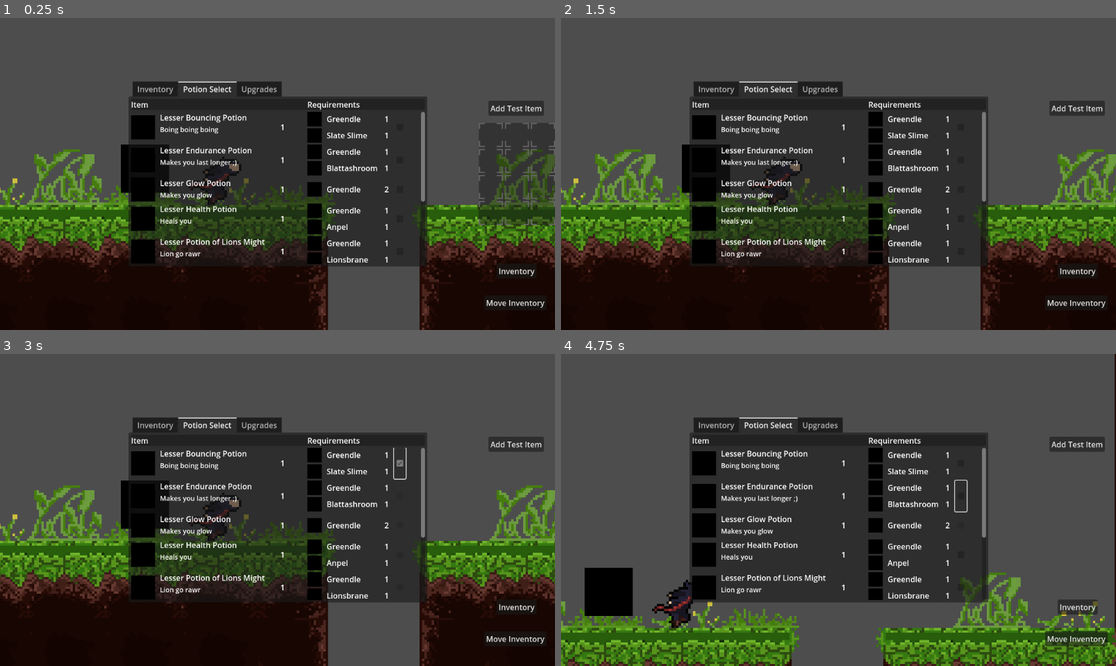
Above: before the commit, frames 1-4 (two rows, left to right).
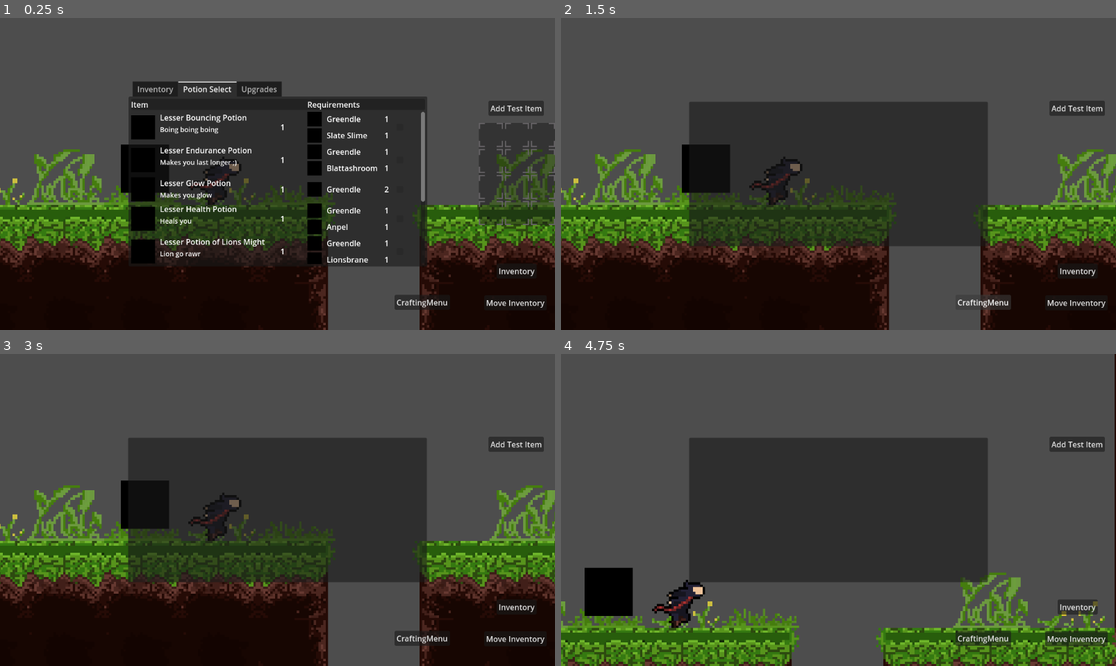
Above: after the commit, the same moments.

Repository: MRobinson12/BroyGames
Game: Godot game, scene res://Scenes/inventory_test_scene.tscn
Two runs of this game, one before a commit and one after it. Both use one fixed random seed, a clock stepped at 60 frames per second and the inputs below. This scene is started directly instead of the project's main scene.
Inputs (mouse positions are in pixels of both pictures, inside the frame that each line leads up to):
- Up to frame 1 (0.25 s): no input
- Up to frame 2 (1.5 s): click "Inventory" at 0.5 s; click (982, 301) at 1.25 s, where only the run after the commit has a clickable "CraftingMenu"
- Up to frame 3 (3 s): click "Add Test Item" at 2 s; click (399, 463) at 2.77 s
- Up to frame 4 (4.75 s): click "Move Inventory" at 3.5 s; tap Enter (ui_accept) at 4.25, 4.52 s; move the mouse to (960, 494) at 4.27 s; hold D (ui_right) from 4.28 s (still down); tap E (interact) at 4.35 s; click (960, 494) at 4.42 s

The runs differ from the first frame. In frame 1, 0.3% of the frame differs, in the area x 71-81%, y 88-94%; in frame 2, 8.6%; in frame 3, 8.7%; in frame 4, 10%, in the area x 23-82%, y 20-94%.

Commit message:
Crafting menu

Diff:
--- a/Scenes/inventory_test_scene.tscn
+++ b/Scenes/inventory_test_scene.tscn
@@ -16,6 +16,7 @@
 [ext_resource type="Resource" uid="uid://cvpjanhw4bkf0" path="res://Data/Items/lionsbrane.tres" id="11_llsjp"]
 [ext_resource type="Resource" uid="uid://bk5tp2igynusk" path="res://Data/Items/glinting_glassrock.tres" id="12_3a2vp"]
 [ext_resource type="Resource" uid="uid://rrjryjm5i44a" path="res://Data/Items/stal_wart.tres" id="13_y06yf"]
+[ext_resource type="PackedScene" uid="uid://dh7dece7uaj7c" path="res://Scenes/UI/crafting_menu.tscn" id="16_3en4u"]
 
 [sub_resource type="RectangleShape2D" id="RectangleShape2D_esmq6"]
 size = Vector2(1907, 59)
@@ -51,7 +52,7 @@
 [node name="UI" type="CanvasLayer" parent="."]
 script = ExtResource("3_g8dtu")
 
-[node name="Toggle Inventory" type="Button" parent="UI"]
+[node name="ToggleInventory" type="Button" parent="UI"]
 offset_left = 1031.0
 offset_top = 510.0
 offset_right = 1114.0
@@ -80,6 +81,7 @@
 stal_wart = ExtResource("13_y06yf")
 
 [node name="HomeMenu" parent="UI" instance=ExtResource("6_ykic4")]
+unique_name_in_owner = true
 
 [node name="MoveInv" type="Button" parent="UI"]
 offset_left = 1005.0
@@ -90,17 +92,22 @@
 text = "Move Inventory"
 script = ExtResource("7_55gxv")
 
-[node name="CraftingMenu" type="Button" parent="UI"]
-visible = false
+[node name="ToggleCrafting" type="Button" parent="UI"]
 offset_left = 819.0
 offset_top = 575.0
 offset_right = 934.0
 offset_bottom = 606.0
+focus_mode = 0
 text = "CraftingMenu"
+
+[node name="CraftingMenu" parent="UI" instance=ExtResource("16_3en4u")]
+unique_name_in_owner = true
+visible = false
 
 [node name="TestPickup" parent="." instance=ExtResource("6_iq4cb")]
 position = Vector2(-55, -7)
 
-[connection signal="pressed" from="UI/Toggle Inventory" to="UI" method="_on_toggle_inventory_pressed"]
+[connection signal="pressed" from="UI/ToggleInventory" to="UI" method="_on_toggle_inventory_pressed"]
 [connection signal="pressed" from="UI/AddItem" to="UI/AddItem" method="_on_pressed"]
 [connection signal="pressed" from="UI/MoveInv" to="UI/MoveInv" method="_on_pressed"]
+[connection signal="pressed" from="UI/ToggleCrafting" to="UI" method="_on_toggle_crafting_pressed"]
--- a/Scripts/Inventory/crafting_menu.gd
+++ b/Scripts/Inventory/crafting_menu.gd
@@ -28,3 +28,4 @@
 			new_input.find_child("QuantLabel").text = str(input.quant)
 			new_craft.find_child("IngredientList").add_child(new_input)
 		$MarginContainer/CraftingList.add_child(new_craft)
+	refresh_crafting()
--- a/Scripts/home_menu.gd
+++ b/Scripts/home_menu.gd
@@ -70,3 +70,4 @@
 			new_craft.find_child("IngredientList").add_child(new_input)
 		new_craft.find_child("CheckBox").toggled.connect(potion_selected)
 		$"Potion Select/VBoxContainer/ScrollContainer/PotionList".add_child(new_craft)
+	potion_selected(false)
--- a/Scripts/ui.gd
+++ b/Scripts/ui.gd
@@ -1,10 +1,21 @@
 extends CanvasLayer
 
 @onready var inventory_display : InventoryDisplay = %InventoryDisplay
-
+@onready var home_menu  = %HomeMenu
+@onready var crafting_menu = %CraftingMenu
 
 func _on_toggle_inventory_pressed() -> void:
 	if inventory_display.is_visible_in_tree():
 		inventory_display.close()
 	else:
 		inventory_display.open()
+
+
+func _on_toggle_crafting_pressed() -> void:
+	if home_menu.is_visible_in_tree():
+		home_menu.hide()
+		crafting_menu.show()
+		crafting_menu.populate_crafting(home_menu.selected_recipes)
+	else:
+		home_menu.show()
+		crafting_menu.hide()
Not shown: 1 places in Scenes/inventory_test_scene.tscn that only renumber resources
